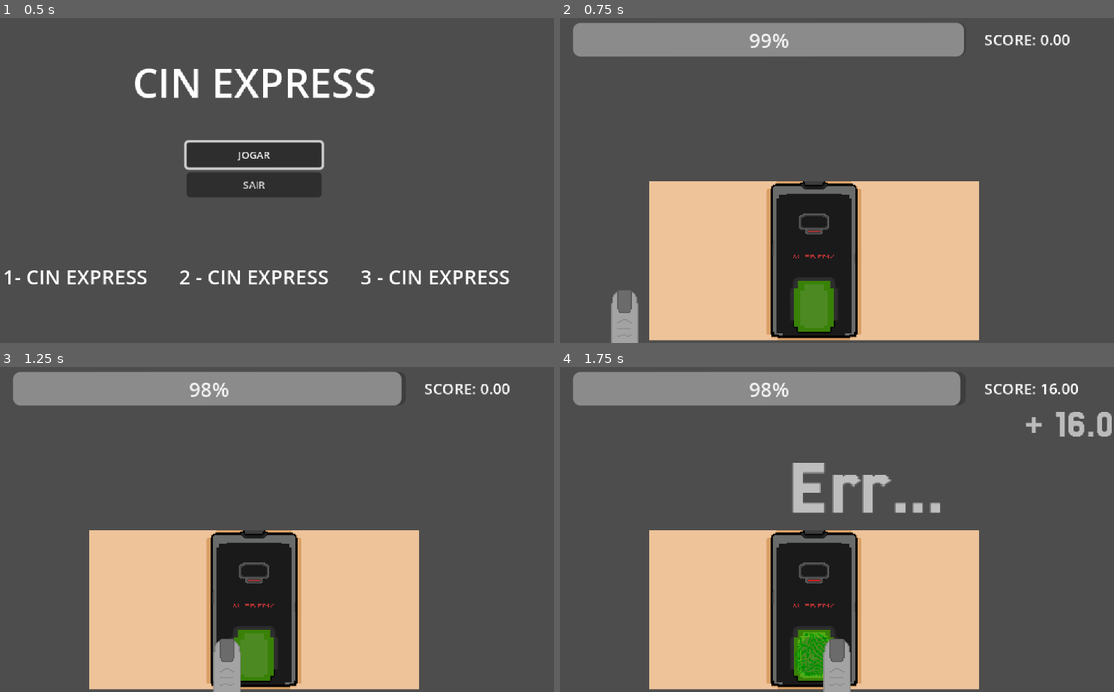
Above: before the commit, frames 1-4 (two rows, left to right).
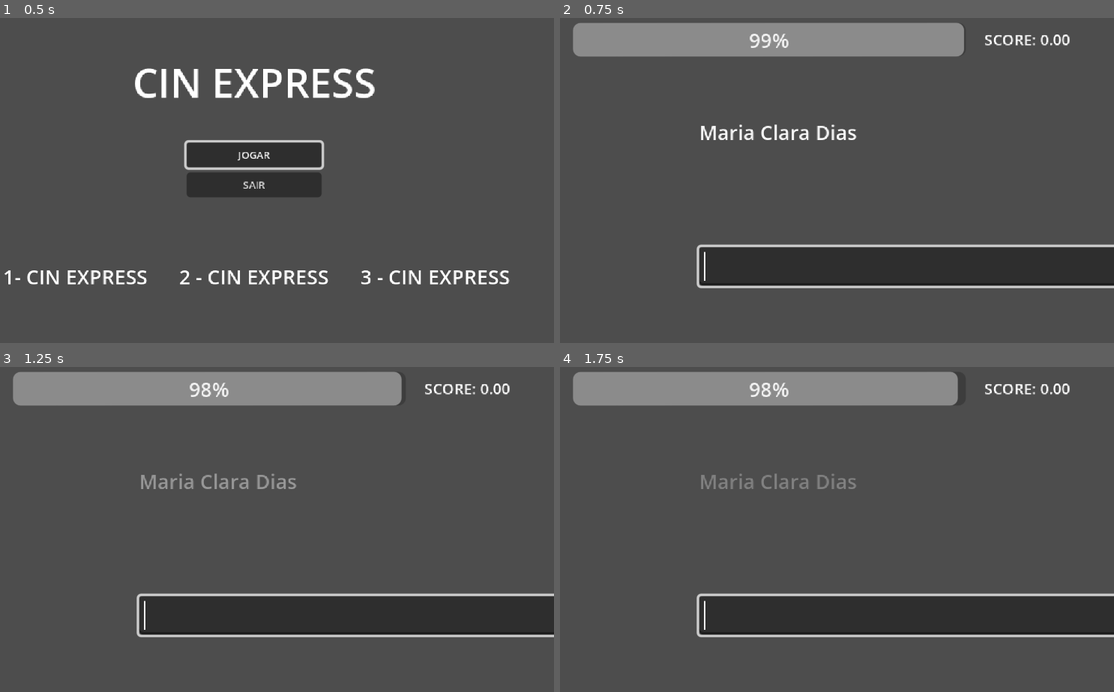
Above: after the commit, the same moments.

Repository: bianca-bezerra/CINExpress
Game: Godot game, scene res://scenes/levels/menu_scene.tscn
The game is run twice, just before and just after one commit, with the same random seed, the same clock (stepped at 60 frames per second) and the same inputs.
Inputs:
- Up to frame 1 (0.5 s): no input
- Up to frame 2 (0.75 s): click "JOGAR" at 0.5 s
- Up to frame 3 (1.25 s): no input
- Up to frame 4 (1.75 s): tap Space (space) at 1.35 s

Frame 1 is identical in both runs. In frame 2, 32% of the frame differs, in the area x 9-100%, y 32-100%; in frame 3, 31%; in frame 4, 33%, in the area x 16-100%, y 1-100%.

Commit message:
feat: adiciona minigame do foco

Diff:
--- a/scenes/floating_text.tscn
+++ b/scenes/floating_text.tscn
@@ -1,9 +1,8 @@
-[gd_scene load_steps=3 format=3 uid="uid://qs0r364dg7b0"]
+[gd_scene load_steps=2 format=3 uid="uid://qs0r364dg7b0"]
 
 [ext_resource type="Script" uid="uid://cm24fa4tfnstg" path="res://scripts/add_score_label.gd" id="1_45khh"]
-[ext_resource type="FontFile" uid="uid://28uh6cr1uypa" path="res://assets/fonts/Jersey25-Regular.ttf" id="1_vqah5"]
 
-[node name="FloatingTextLabel" type="Label"]
+[node name="FloatingTextLabel" type="RichTextLabel"]
 anchors_preset = 8
 anchor_left = 0.5
 anchor_top = 0.5
@@ -16,8 +15,7 @@
 grow_horizontal = 2
 grow_vertical = 2
 size_flags_horizontal = 4
-theme_override_fonts/font = ExtResource("1_vqah5")
-theme_override_font_sizes/font_size = 32
+bbcode_enabled = true
 text = "Score Label"
 vertical_alignment = 1
 script = ExtResource("1_45khh")
--- /dev/null
+++ b/scenes/levels/cam_level.gd
@@ -0,0 +1,38 @@
+extends Node2D
+
+@export var MAX_POINTS = 100
+@export var SLIDER_GROW_FACTOR = 5
+
+@onready var slider = $VSlider
+@onready var shaderRect = $RectBlur
+@onready var v_slider_default_modulate = $VSlider.modulate
+
+var slider_len = clamp(10 + SLIDER_GROW_FACTOR * GameManager.current_level, 0, MAX_POINTS)
+var point = randi_range(1, slider_len)
+var score_times = 0
+
+
+func _ready() -> void:
+	slider.grab_focus()
+	slider.max_value = slider_len
+	shaderRect.visible = true
+
+func handle_win():
+	slider.max_value = slider_len
+	point = randi_range(1, slider_len)
+	GameManager.change_to_next_level()
+
+
+func _process(_delta: float) -> void:
+	var actual_point = slider.value
+	$DebugLabel.text = "Ponto atual: %d | Ponto: %d" % [actual_point, point]
+	if actual_point == point:
+		if Input.is_action_just_pressed("space"):
+			handle_win()
+		$VSlider.modulate = Color.GREEN
+	elif abs(actual_point - point) < 3:
+		$VSlider.modulate = Color.YELLOW
+	else:
+		$VSlider.modulate = v_slider_default_modulate
+
+	shaderRect.material.set("shader_parameter/offset", 2 * (point  - actual_point))
--- /dev/null
+++ b/scenes/levels/cam_level.tscn
@@ -0,0 +1,46 @@
+[gd_scene load_steps=6 format=3 uid="uid://1r3pfb0em8ow"]
+
+[ext_resource type="Shader" uid="uid://36vk6bexpyhj" path="res://scenes/levels/pixelate_filter.gdshader" id="1_0v84v"]
+[ext_resource type="Script" uid="uid://dos4sq85agvu2" path="res://scenes/levels/cam_level.gd" id="1_r3o5b"]
+[ext_resource type="Texture2D" uid="uid://c4bdeh4vffm5b" path="res://assets/sprites/camera_point_of_view.png" id="2_oh5ai"]
+[ext_resource type="Texture2D" uid="uid://derrqbcyjmlrw" path="res://assets/sprites/ninguem.png" id="2_r3o5b"]
+
+[sub_resource type="ShaderMaterial" id="ShaderMaterial_r3o5b"]
+shader = ExtResource("1_0v84v")
+shader_parameter/offset = 0.0
+
+[node name="CamLevel" type="Node2D"]
+script = ExtResource("1_r3o5b")
+MAX_POINTS = 10
+
+[node name="Sprite2D" type="Sprite2D" parent="."]
+position = Vector2(240, 132)
+scale = Vector2(1.8068181, 2.046875)
+texture = ExtResource("2_oh5ai")
+
+[node name="Icon" type="Sprite2D" parent="."]
+position = Vector2(240, 190)
+scale = Vector2(4, 4)
+texture = ExtResource("2_r3o5b")
+
+[node name="RectBlur" type="ColorRect" parent="."]
+visible = false
+material = SubResource("ShaderMaterial_r3o5b")
+offset_left = 1.0
+offset_top = -11.0
+offset_right = 481.0
+offset_bottom = 274.0
+color = Color(1, 1, 1, 0.03529412)
+
+[node name="VSlider" type="VSlider" parent="."]
+offset_left = 430.0
+offset_top = 18.0
+offset_right = 446.0
+offset_bottom = 216.0
+max_value = 10.0
+
+[node name="DebugLabel" type="Label" parent="."]
+offset_left = 45.0
+offset_top = 36.0
+offset_right = 155.0
+offset_bottom = 59.0
--- a/scenes/levels/menu_scene.tscn
+++ b/scenes/levels/menu_scene.tscn
@@ -1,6 +1,8 @@
-[gd_scene load_steps=2 format=3 uid="uid://il0r1gff85a6"]
+[gd_scene load_steps=3 format=3 uid="uid://il0r1gff85a6"]
 
 [ext_resource type="Script" uid="uid://dliyiku3wym45" path="res://scripts/title_scene.gd" id="1_h3swb"]
+
+[sub_resource type="Theme" id="Theme_h3swb"]
 
 [node name="TitleScene" type="Node2D"]
 script = ExtResource("1_h3swb")
@@ -79,6 +81,7 @@
 
 [node name="StartButton" type="Button" parent="GUI/ButtonGroup"]
 layout_mode = 2
+theme = SubResource("Theme_h3swb")
 theme_override_font_sizes/font_size = 8
 text = "JOGAR"
 
--- /dev/null
+++ b/scenes/levels/pixelate_filter.gdshader
@@ -0,0 +1,22 @@
+shader_type canvas_item;
+
+
+uniform float offset: hint_range(0.0, 10.0);
+uniform sampler2D SCREEN_TEXTURE : hint_screen_texture;
+
+
+void fragment() {
+	vec2 uv = UV;
+	vec2 halfpixel = SCREEN_PIXEL_SIZE / 2.0;
+
+	vec4 sum = texture(SCREEN_TEXTURE, uv + vec2(-halfpixel.x * 2.0, 0.0) * offset);
+	sum += texture(SCREEN_TEXTURE, uv + vec2(-halfpixel.x, halfpixel.y) * offset) * 2.0;
+	sum += texture(SCREEN_TEXTURE, uv + vec2(0.0, halfpixel.y * 2.0) * offset);
+	sum += texture(SCREEN_TEXTURE, uv + vec2(halfpixel.x, halfpixel.y) * offset) * 2.0;
+	sum += texture(SCREEN_TEXTURE, uv + vec2(halfpixel.x * 2.0, 0.0) * offset);
+	sum += texture(SCREEN_TEXTURE, uv + vec2(halfpixel.x, -halfpixel.y) * offset) * 2.0;
+	sum += texture(SCREEN_TEXTURE, uv + vec2(0.0, -halfpixel.y * 2.0) * offset);
+	sum += texture(SCREEN_TEXTURE, uv + vec2(-halfpixel.x, -halfpixel.y) * offset) * 2.0;
+
+	COLOR = sum / 12.0;
+}
--- a/scripts/add_score_label.gd
+++ b/scripts/add_score_label.gd
@@ -1,4 +1,4 @@
-extends Label
+extends RichTextLabel
 
 func _process(delta: float) -> void:
 	modulate.a -= delta
--- a/scripts/finger.gd
+++ b/scripts/finger.gd
@@ -6,7 +6,7 @@
 
 const FINGER_MARGIN = 80
 
-const SPEED_INCREASE = 300.0
+const SPEED_INCREASE = 200.0
 const MAX_SCORE_PER_HIT = 100
 const SCREEN_LIMIT_LEFT = 0.0 + FINGER_MARGIN
 const SCREEN_LIMIT_RIGHT = 480.0 - FINGER_MARGIN
--- a/scripts/finger_level.gd
+++ b/scripts/finger_level.gd
@@ -12,12 +12,12 @@
 func spawn_motivation_text():
 	var score = finger.score_percentage
 	var text = ""
-	if score >= 0.7:
-		text = "Perfeito!!"
+	if score >= 0.5:
+		text = "[rainbow]Perfeito!![/rainbow]"
 	elif score >= 0.4:
 		text = "Boa!"
 	else:
-		text = "Err..."
+		text = "[shake rate=10.0 level=2]Err...[/shake]"
 	var floating_text = floating_text_scene.instantiate()
 	floating_text.text = text
 	floating_text.scale = Vector2(2, 2)
@@ -35,7 +35,6 @@
 		if win_timer.is_stopped():
 			win_timer.start(1.2)
 
-
 func _on_win_timer_timeout() -> void:
 	GameManager.game_timer.paused = false
-	get_tree().change_scene_to_file("res://scenes/levels/type_quickly.tscn")
+	GameManager.change_to_next_level()
--- a/scripts/game_ui.gd
+++ b/scripts/game_ui.gd
@@ -21,7 +21,7 @@
 
 
 func spawn_added_score(added_score: float):
-	var added_score_obj: Label = floating_text_scene.instantiate()
+	var added_score_obj: RichTextLabel = floating_text_scene.instantiate()
 	added_score_obj.text = "+ %.2f" % added_score
 	added_score_obj.global_position = added_score_mark.global_position
 	add_child(added_score_obj)
--- a/scripts/quickly_type_level.gd
+++ b/scripts/quickly_type_level.gd
@@ -28,7 +28,6 @@
 	return letter
 
 func _change_finger_scene():
-	GameManager.current_level += 1
 	get_tree().change_scene_to_file("res://scenes/levels/finger_scene.tscn")
 
 func _on_input_change(typed_char: String) -> void:
--- a/scripts/singletons/game_manager.gd
+++ b/scripts/singletons/game_manager.gd
@@ -42,6 +42,7 @@
 var player_name: String = ""
 
 var current_level := 0
+var cin_counter := 0
 
 ## O total que o ciclo de jogo TOTAL vai durar
 @export var total_game_duration := 15
@@ -50,6 +51,15 @@
 @onready var game_timer = $GameTimer
 
 var _can_show_game_ui = false
+
+var game_levels  = {
+	"type": preload("res://scenes/levels/type_quickly.tscn"),
+	"finger": preload("res://scenes/levels/finger_scene.tscn"),
+	"cam": preload("res://scenes/levels/cam_level.tscn")
+}
+
+var current_game_level = 0
+var current_run = ["type", "finger", "cam"]
 
 func _process(_delta: float) -> void:
 	$GameUI.visible = _can_show_game_ui
@@ -62,12 +72,22 @@
 	_can_show_game_ui = true
 	game_timer.start(total_game_duration)
 
+func change_to_next_level():
+	if current_game_level >= len(current_run):
+		current_game_level = 0
+	var scene_name = current_run[current_game_level]
+	var scene = game_levels[scene_name]
+	current_game_level += 1
+	get_tree().change_scene_to_packed(scene)
+
 func end_game():
-	pass
+	_can_show_game_ui = false
+	current_level += 1
+	cin_counter += 1
+	get_tree().change_scene_to_file("res://scenes/levels/menu_scene.tscn")
 
 func get_score():
 	return _player_score
 
 func _on_game_timer_timeout() -> void:
-	_can_show_game_ui = false
-	get_tree().change_scene_to_file("res://scenes/levels/title_scene.tscn")
+	end_game();
--- a/scripts/title_scene.gd
+++ b/scripts/title_scene.gd
@@ -15,4 +15,4 @@
 
 func _on_start_button_pressed() -> void:
 	GameManager.start_game()
-	get_tree().change_scene_to_file("res://scenes/levels/finger_scene.tscn")
+	GameManager.change_to_next_level()
Binary file added: assets/sprites/camera_point_of_view.png
Not shown, added: assets/sprites/camera_point_of_view.png.import
Binary file added: assets/sprites/ninguem.png
Not shown, added: assets/sprites/ninguem.png.import
Not shown, added: scenes/levels/cam_level.gd.uid
Not shown, added: scenes/levels/pixelate_filter.gdshader.uid
